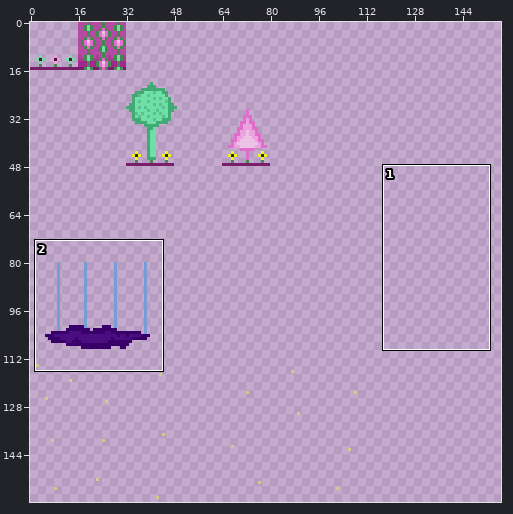
One commit to this sprite sheet: map/tilesheet.png. The first picture is a wide view before the edit; the outline marks the close-up.
Close-up. As it was:
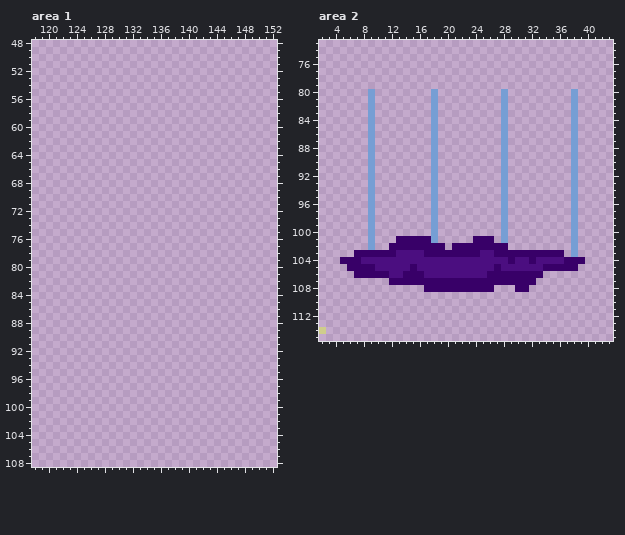
The file is 160x160 pixels. Shown: area 1: x 118..152, y 48..108; area 2: x 2..43, y 73..115. The wide view leaves out empty margins.
After the commit:
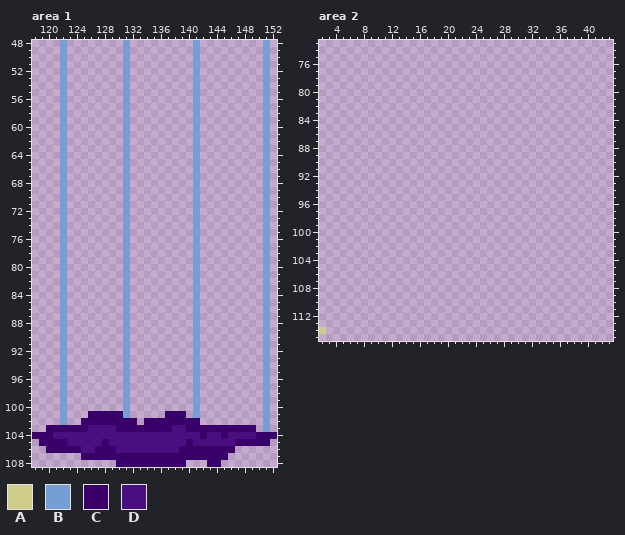
Palette (. is transparent): A #cfcd8b  B #769ed4  C #380068  D #4b0e80
Change:
Changed rows in their new state; - is an unchanged pixel.
Area 1:
first column x 118:
 48 ----B--------B---------B---------B-
 49 ----B--------B---------B---------B-
 50 ----B--------B---------B---------B-
 51 ----B--------B---------B---------B-
 52 ----B--------B---------B---------B-
 53 ----B--------B---------B---------B-
 54 ----B--------B---------B---------B-
 55 ----B--------B---------B---------B-
 56 ----B--------B---------B---------B-
 57 ----B--------B---------B---------B-
 58 ----B--------B---------B---------B-
 59 ----B--------B---------B---------B-
 60 ----B--------B---------B---------B-
 61 ----B--------B---------B---------B-
 62 ----B--------B---------B---------B-
 63 ----B--------B---------B---------B-
 64 ----B--------B---------B---------B-
 65 ----B--------B---------B---------B-
 66 ----B--------B---------B---------B-
 67 ----B--------B---------B---------B-
 68 ----B--------B---------B---------B-
 69 ----B--------B---------B---------B-
 70 ----B--------B---------B---------B-
 71 ----B--------B---------B---------B-
 72 ----B--------B---------B---------B-
 73 ----B--------B---------B---------B-
 74 ----B--------B---------B---------B-
 75 ----B--------B---------B---------B-
 76 ----B--------B---------B---------B-
 77 ----B--------B---------B---------B-
 78 ----B--------B---------B---------B-
 79 ----B--------B---------B---------B-
 80 ----B--------B---------B---------B-
 81 ----B--------B---------B---------B-
 82 ----B--------B---------B---------B-
 83 ----B--------B---------B---------B-
 84 ----B--------B---------B---------B-
 85 ----B--------B---------B---------B-
 86 ----B--------B---------B---------B-
 87 ----B--------B---------B---------B-
 88 ----B--------B---------B---------B-
 89 ----B--------B---------B---------B-
 90 ----B--------B---------B---------B-
 91 ----B--------B---------B---------B-
 92 ----B--------B---------B---------B-
 93 ----B--------B---------B---------B-
 94 ----B--------B---------B---------B-
 95 ----B--------B---------B---------B-
 96 ----B--------B---------B---------B-
 97 ----B--------B---------B---------B-
 98 ----B--------B---------B---------B-
 99 ----B--------B---------B---------B-
100 ----B--------B---------B---------B-
101 ----B---CCCCCB-----CCC-B---------B-
102 ----B--CCCCCCCC-CCCCCCCC---------B-
103 --CCCCCCDDDDCCCCCCCCDDCCCCCCCCCC-B-
104 CCCDDDDDDDDDDDDDDDDDDDDDCDDCDDDDCCC
105 -CCCCDDDDDCDDDDDDDDDDDCDDDDDDCCCCC-
106 --CCCCCDDCCCDDDDDDDDDCCCCCCCC------
107 -------CCCCCCCCCCCCCCCCCCCCC-------
108 ------------CCCCCCCCCC---CC--------
Area 2:
first column x 5:
 80 ----.--------.---------.---------.-
 81 ----.--------.---------.---------.-
 82 ----.--------.---------.---------.-
 83 ----.--------.---------.---------.-
 84 ----.--------.---------.---------.-
 85 ----.--------.---------.---------.-
 86 ----.--------.---------.---------.-
 87 ----.--------.---------.---------.-
 88 ----.--------.---------.---------.-
 89 ----.--------.---------.---------.-
 90 ----.--------.---------.---------.-
 91 ----.--------.---------.---------.-
 92 ----.--------.---------.---------.-
 93 ----.--------.---------.---------.-
 94 ----.--------.---------.---------.-
 95 ----.--------.---------.---------.-
 96 ----.--------.---------.---------.-
 97 ----.--------.---------.---------.-
 98 ----.--------.---------.---------.-
 99 ----.--------.---------.---------.-
100 ----.--------.---------.---------.-
101 ----.---......-----...-.---------.-
102 ----.--........-........---------.-
103 --..............................-.-
104 ...................................
105 -.................................-
106 --...........................------
107 -------.....................-------
108 ------------..........---..--------
